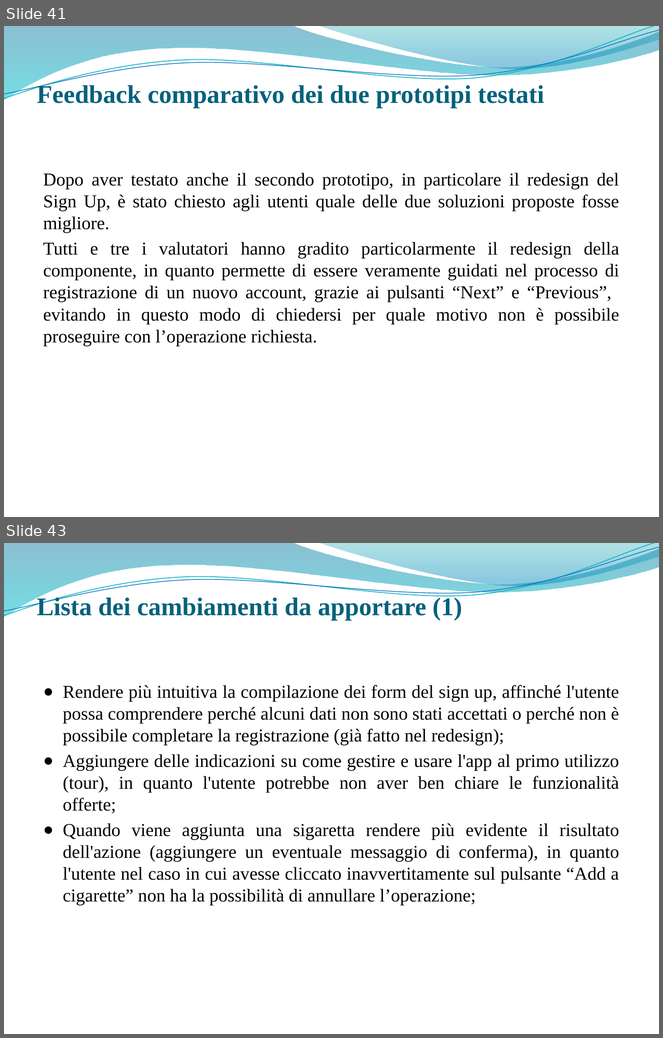
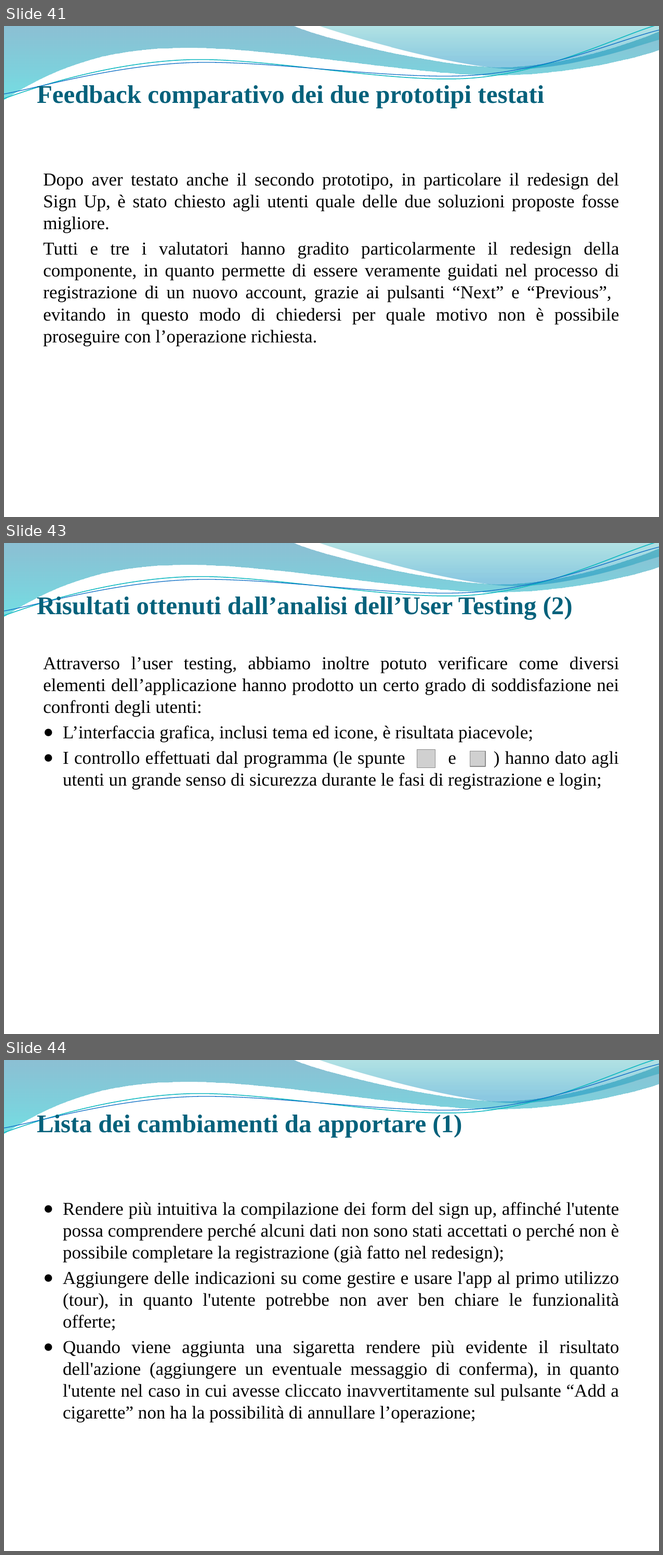
Before and after one commit to giusmastro91/Cognitive-systems, a slide deck: Prova_6/Leone_Mastrosimone_PresentazioneProgetto.pptx. Shown one above the other, each under a label of ours: slides 41 and 43 before the commit, slides 41, 43 and 44 after it; the slides between them are not shown. The pictures are 663x1038 and 663x1555 pixels, drawn with LibreOffice and Linux fonts; fonts in the diff are those of the drawing; grey boxes stand for pictures; background and template pictures are left out. Boxes give left, top, right and bottom in pixels: in the first picture for what was removed or moved away, otherwise in the second. Text is boxed around its words. In the diff, an @@ line names an element or a change of style, - is before the commit and + after.

```diff
--- a/Prova_6/Leone_Mastrosimone_PresentazioneProgetto.pptx
+++ b/Prova_6/Leone_Mastrosimone_PresentazioneProgetto.pptx
@@ slide 43 added at (4, 543, 659, 1034), background picture (left out); not listed: 4 template elements that a slide beside it also shows @@
@@ title added at (37, 594, 573, 619), 28 pt, text #04617B, bold @@
+Risultati ottenuti dall’analisi dell’User Testing (2)
@@ text added at (43, 656, 619, 789), 20 pt, text #000000 @@
+Attraverso l’user testing, abbiamo inoltre potuto verificare come diversi elementi dell’applicazione hanno prodotto un certo grado di soddisfazione nei confronti degli utenti:
+● L’interfaccia grafica, inclusi tema ed icone, è risultata piacevole;
+● I controllo effettuati dal programma (le spunte e ) hanno dato agli utenti un grande senso di sicurezza durante le fasi di registrazione e login;
@@ picture added at (417, 750, 436, 768) @@
@@ picture added at (470, 752, 486, 767) @@
@@ what was slide 43 is now slide 44 @@
```
Also in this commit, not shown: 1 slide changed.
